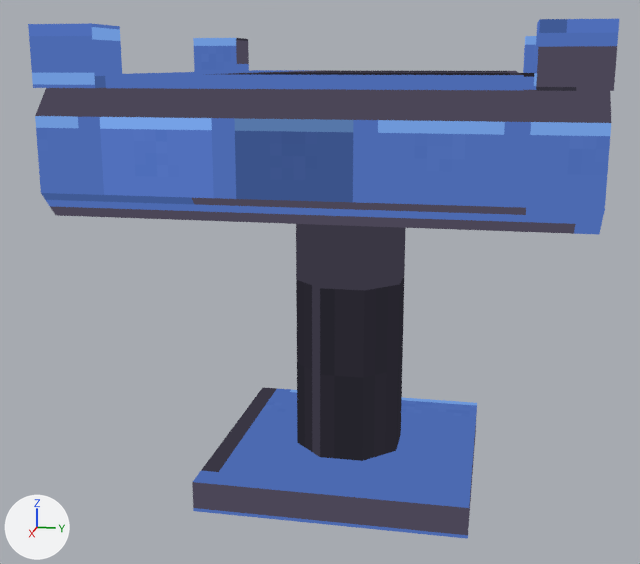
An edit to the glTF model art/out/belt_cross.glb, drawn before and after from the same camera.
Camera for both pictures: a 50 mm camera at (2.001, 0.326, 0.461) aimed at (0.026, -0.069, -0.033). The lights are fixed; the arrows at lower left show +X, +Y and +Z. The picture after the commit comes second. Vertices at exactly the same position are counted once.

In view in the first picture: 'belt_cross_body'.
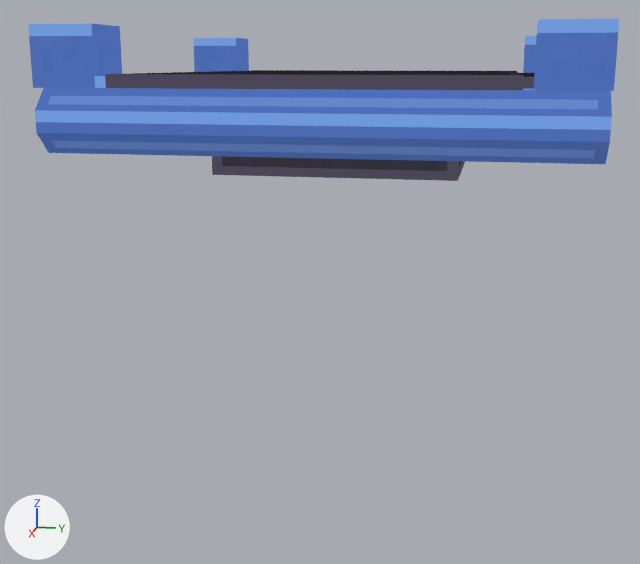
The newer file is also turned or shifted as a whole; pictures and numbers use the older file's frame.

Where the change shows, as pixel boxes [x1, y1, x2, y2] in the pictures (640 x 564 px):
'belt_cross_body', reshaped (69% shorter): before [28, 19, 619, 539]; after [28, 19, 619, 181]
part 1 of me_belt_cross_body, added (purple): after [212, 156, 465, 181]
part 2 of me_belt_cross_body, rebuilt (48% shorter): before [35, 88, 611, 234]; after [35, 88, 612, 164]
part 3 of me_belt_cross_body, deleted: before [296, 224, 406, 461]
part 4 of me_belt_cross_body, deleted: before [192, 387, 477, 539]
part 5 of me_belt_cross_body, surface changed: [28, 19, 619, 91] in both

Patch to the scene script:
```diff
--- a/art/out/belt_cross.glb.py
+++ b/art/out/belt_cross.glb.py
@@ me_belt_cross_body @@
 # used by ob_belt_cross_body; location = (0.0, 0.0, 0.0)
-me_belt_cross_body.from_pydata(...)  # 88 vertices, 128 faces; spans x -0.5..0.5, y -0.5..0.5, z -0.5..0.53
+me_belt_cross_body.from_pydata(...)  # 72 vertices, 112 faces; spans x -0.5..0.5, y -0.5..0.5, z 0.24..0.53
+# me_belt_cross_body part 1: a new loose piece, a box spanning x -0.25..0.25, y -0.25..0.25, z 0.24..0.3, in mat_belt_cross
+# me_belt_cross_body part 2: the loose piece of 16 vertices spanning x -0.5..0.5, y -0.5..0.5, z 0.18..0.42 is rebuilt with 16 vertices and now spans x -0.5..0.5, y -0.5..0.5, z 0.3..0.42
+# me_belt_cross_body part 3: the loose piece of 16 vertices spanning x -0.12..0.12, y -0.12..0.12, z -0.43..0.18 is deleted
+# me_belt_cross_body part 4: the loose piece of 8 vertices spanning x -0.3..0.3, y -0.3..0.3, z -0.5..-0.43 is deleted
+# me_belt_cross_body part 5: 72 kept faces spanning x -0.5..0.5, y -0.5..0.5, z 0.42..0.53 get new texture (UV) coordinates
 me_belt_cross_body.materials.append(mat_belt_cross)
```
